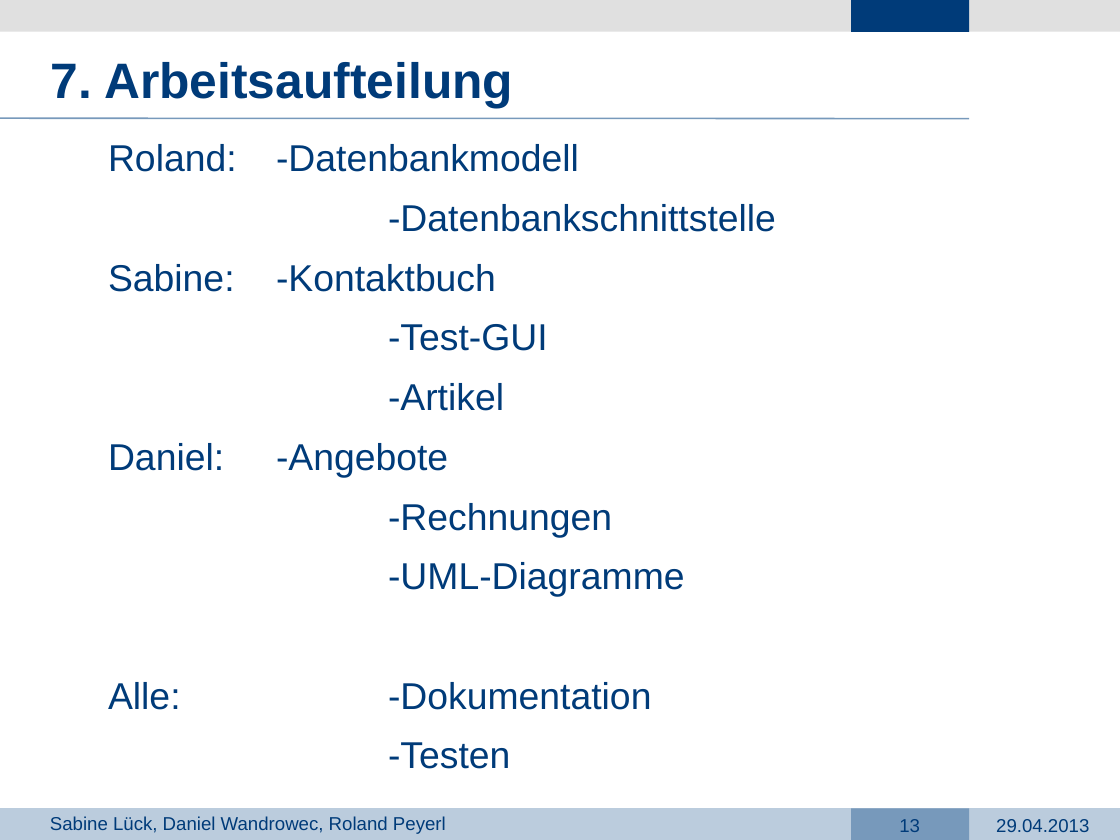
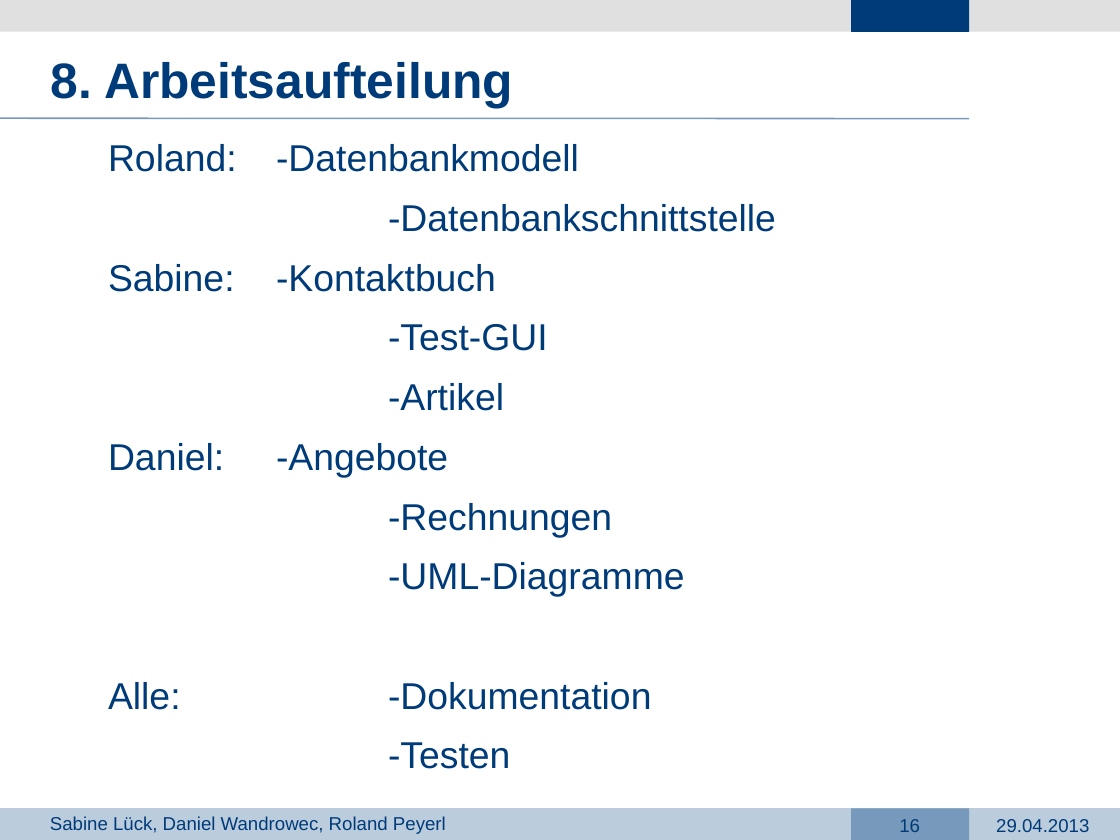
Before and after one commit to dark-saron/PRG4, a slide deck: slide 16 of Präsentation PRG4.pptx (slide 13 before the commit). Drawn at 1120x840 pixels with LibreOffice and Linux fonts; fonts in the diff are those of the drawing; background and template pictures are left out. Boxes give left, top, right and bottom in pixels: in the first picture for what was removed or moved away, otherwise in the second. Text is boxed around its words. In the diff, an @@ line names an element or a change of style, - is before the commit and + after.

```diff
--- a/Präsentation PRG4.pptx
+++ b/Präsentation PRG4.pptx
@@ text at [51, 62, 513, 109]: text changed @@
-7. Arbeitsaufteilung
+8. Arbeitsaufteilung
@@ page number at [899, 819, 920, 832]: text changed @@
-13
+16
```
Also in this commit, not shown: 10 other slides changed, 3 slides added, 4 other files.
